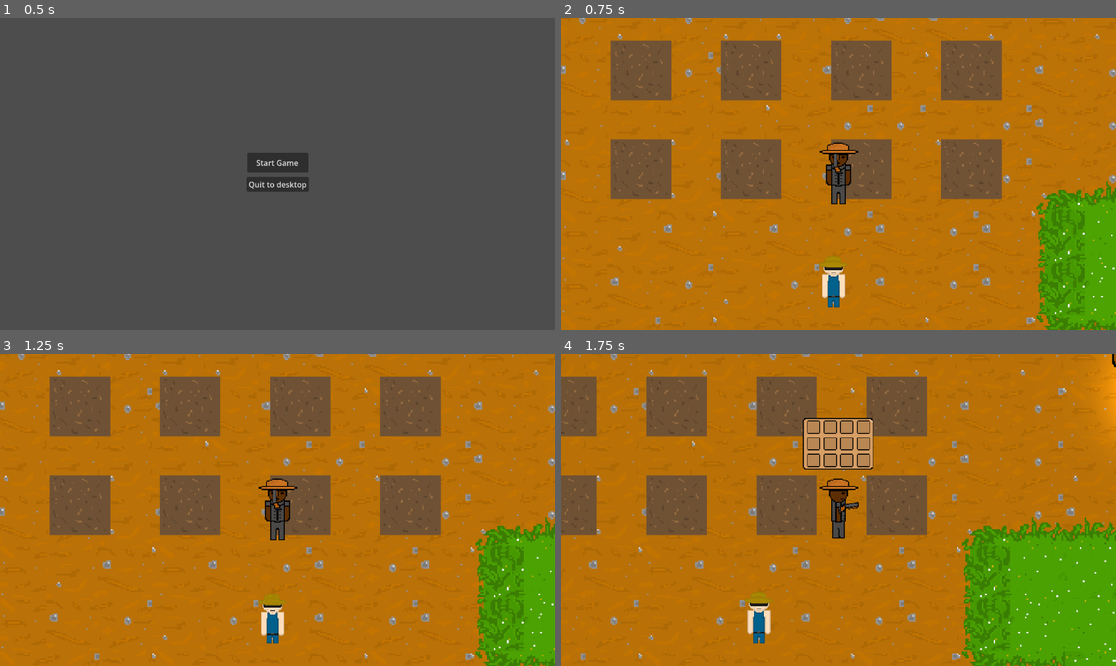
Above: before the commit, frames 1-4 (two rows, left to right).
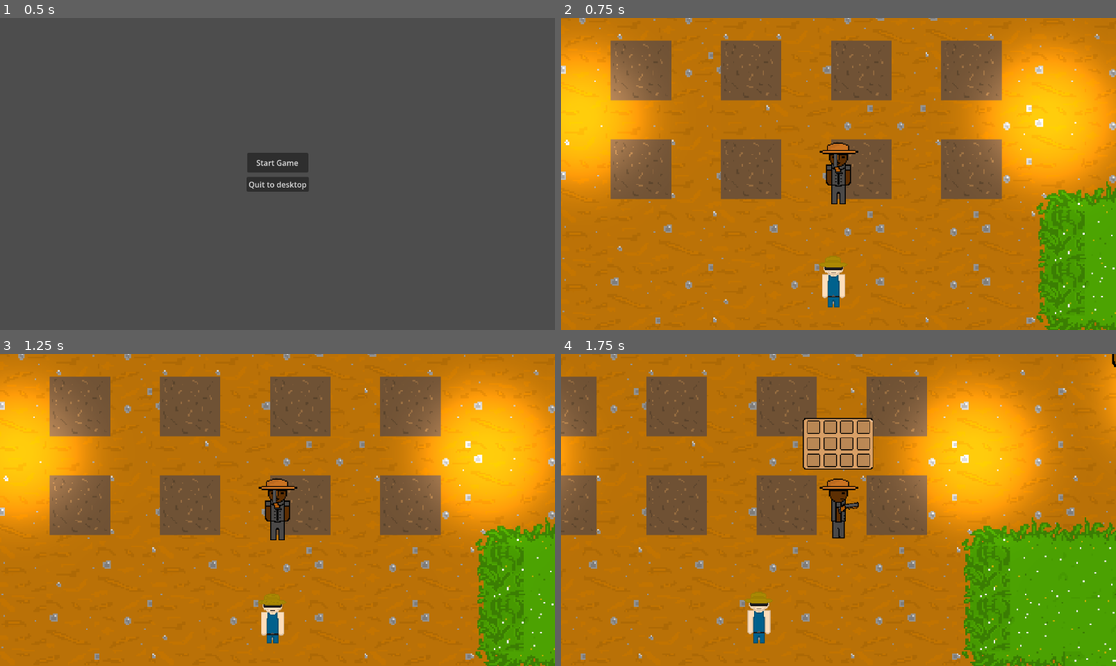
Above: after the commit, the same moments.

Repository: Joeredmile/FarmingDTG
Game: Godot game, scene res://scenes/menu.tscn
The game is run twice, just before and just after one commit, with the same random seed, the same clock (stepped at 60 frames per second) and the same inputs. The engine's default icon, where the game draws it, is replaced by a stand-in: a white triangle on a blue panel in a dark square.
Inputs (mouse positions are in pixels of both pictures, inside the frame that each line leads up to):
- Up to frame 1 (0.5 s): no input
- Up to frame 2 (0.75 s): click "Start Game" at 0.5 s
- Up to frame 3 (1.25 s): no input
- Up to frame 4 (1.75 s): move the mouse to (960, 494) at 1.27 s; press the mouse at (960, 494) at 1.28 s; hold D (right) from 1.28 s (still down); tap I (i) at 1.35 s

Frame 1 is identical in both runs. In frame 2, 17% of the frame differs, in the area x 0-100%, y 6-58%; in frame 3, 17%; in frame 4, 12%.

Commit message:
working shop

Diff:
--- a/farming-dtg/scenes/carrot.tscn
+++ b/farming-dtg/scenes/carrot.tscn
@@ -102,13 +102,13 @@
 text = "Press F to water."
 
 [node name="Timer" type="Timer" parent="." unique_id=785437089]
-wait_time = 3.0
+wait_time = 0.096
 
 [node name="Timer2" type="Timer" parent="." unique_id=209017176]
-wait_time = 10.0
+wait_time = 0.625
 
 [node name="Timer3" type="Timer" parent="." unique_id=552314641]
-wait_time = 10.0
+wait_time = 0.38
 
 [node name="Area2D" type="Area2D" parent="." unique_id=1914841187]
 
--- a/farming-dtg/scenes/level_1.tscn
+++ b/farming-dtg/scenes/level_1.tscn
@@ -269,6 +269,12 @@
 [node name="light" parent="lights" unique_id=1012762706 instance=ExtResource("16_7nomh")]
 position = Vector2(904, 198)
 
+[node name="light2" parent="lights" unique_id=1821153259 instance=ExtResource("16_7nomh")]
+position = Vector2(94, 272)
+
+[node name="light3" parent="lights" unique_id=284997731 instance=ExtResource("16_7nomh")]
+position = Vector2(659, 274)
+
 [node name="CanvasModulate" type="CanvasModulate" parent="." unique_id=1873360795]
 color = Color(1, 1, 1, 0.93333334)
 script = ExtResource("17_1s4pk")
--- a/farming-dtg/scenes/sellplant.tscn
+++ b/farming-dtg/scenes/sellplant.tscn
@@ -26,3 +26,15 @@
 offset_bottom = 65.0
 text = "Carrot Seed $1"
 horizontal_alignment = 1
+
+[node name="Label" type="Label" parent="." unique_id=968566711]
+layout_mode = 0
+offset_left = 389.0
+offset_top = 290.0
+offset_right = 540.0
+offset_bottom = 313.0
+
+[node name="ResetTimer" type="Timer" parent="." unique_id=701409778]
+wait_time = 1.5
+
+[connection signal="timeout" from="ResetTimer" to="." method="_on_reset_timer_timeout"]
--- a/farming-dtg/scenes/shopscene.tscn
+++ b/farming-dtg/scenes/shopscene.tscn
@@ -35,7 +35,7 @@
 text = "Sell Carrots"
 
 [node name="PointLight2D" type="PointLight2D" parent="." unique_id=235872044]
-position = Vector2(325, 194)
+position = Vector2(326, 194)
 scale = Vector2(4.6373696, 3.9820962)
 energy = 0.3
 texture = ExtResource("3_rqanf")
@@ -43,9 +43,13 @@
 
 [node name="Label" type="Label" parent="." unique_id=1525001145]
 layout_mode = 0
-offset_left = 454.0
-offset_top = 260.0
-offset_right = 579.2174
-offset_bottom = 332.0
+offset_left = 331.0
+offset_top = 346.0
+offset_right = 631.0
+offset_bottom = 369.0
+
+[node name="ResetTimer" type="Timer" parent="." unique_id=944967187]
+wait_time = 1.5
 
 [connection signal="pressed" from="Button" to="." method="_on_button_pressed"]
+[connection signal="timeout" from="ResetTimer" to="." method="_on_reset_timer_timeout"]
--- a/farming-dtg/scripts/sellplant.gd
+++ b/farming-dtg/scripts/sellplant.gd
@@ -1,8 +1,26 @@
 extends Control
 class_name SellCard
 
+@onready var timer: Timer = $Timer
+@onready var log_label: Label = $Label
 @onready var card_frame: TextureRect = $TextureRect
 var hovering: bool = false
+
+func _input(event: InputEvent) -> void:
+	#Detects if mouse is hovering and clicks
+	if event.is_action_pressed("left_click"):
+		if event.pressed and hovering:
+			#put my additional code here
+
+			print("buy_carrots called. BEFORE -> Seeds:", GlobalData.carrot_seeds, "Coins:", GlobalData.coin_amount)
+			if int(GlobalData.coin_amount) <= 0:
+				_set_log_text("Ur too brokie")
+				$ResetTimer.start()
+				return
+			GlobalData.coin_amount -= 1
+			GlobalData.carrot_seeds += 1
+			_set_log_text("KACHING SUCKER")
+			$ResetTimer.start()
 
 func _process(_delta: float) -> void:
 	if is_mouse_over_card():
@@ -11,6 +29,12 @@
 	else:
 		hovering = false
 		card_frame.scale = Vector2(1, 1)
+
+func _set_log_text(text: String) -> void:
+	if log_label:
+		log_label.text = text
+	else:
+		call_deferred("_set_log_text", text)
 
 #Detects if mouse is over card sprite
 func is_mouse_over_card() -> bool:
@@ -23,17 +47,5 @@
 	var sprite_rect = Rect2(card_frame.global_position, sprite_size)
 	return sprite_rect.has_point(mouse_pos)
 
-
-func _input(event: InputEvent) -> void:
-	#Detects if mouse is hovering and clicks
-	if event.is_action_pressed("left_click"):
-		if event.pressed and hovering:
-			#put my additional code here
-
-			print("buy_carrots called. BEFORE -> Seeds:", GlobalData.carrot_seeds, "Coins:", GlobalData.coin_amount)
-			if int(GlobalData.coin_amount) <= 0:
-				print("Ur too brokie")
-				return
-			GlobalData.coin_amount -= 1
-			GlobalData.carrot_seeds += 1
-			print("buy_carrots finished. AFTER  -> Seeds:", GlobalData.carrot_seeds, "Coins:", GlobalData.coin_amount)
+func _on_reset_timer_timeout() -> void:
+	log_label.text = ""
--- a/farming-dtg/scripts/shop.gd
+++ b/farming-dtg/scripts/shop.gd
@@ -3,6 +3,7 @@
 @onready var shopscene: Shop = $"../player/shopscene"
 @onready var sellprompt: Label = $sellprompt
 @export var shopscene_path: NodePath
+@onready var timer: Timer = $Timer
 
 const CARROT_ITEM: InvItem = preload("res://inventory/items/carrot.tres")
 
@@ -52,6 +53,8 @@
 			print("visible working")
 
 func _open_shop() -> void:
+	shopscene.player_ref = player_ref
+	shopscene.log_label.text = ""
 	shopscene.visible = true
 	#show mouse
 	Input.set_mouse_mode(Input.MOUSE_MODE_VISIBLE)
--- a/farming-dtg/scripts/shopscene.gd
+++ b/farming-dtg/scripts/shopscene.gd
@@ -5,6 +5,7 @@
 @export var sell_plant: PackedScene = preload("res://scenes/sellplant.tscn")
 @onready var h_box_container: HBoxContainer = $HBoxContainer
 var player_ref: Node = null
+@onready var log_label: Label = $Label
 
 
 func _ready() -> void:
@@ -23,13 +24,20 @@
 		if inv_ref:
 			var want_to_sell: int = int(GlobalData.carrot_amount)
 			if want_to_sell <= 0:
-				print("No carrots to sell")
+				log_label.text = "Come back when you have something..."
+				$ResetTimer.start()
 				return
 			var removed: int = int(inv_ref.remove(CARROT_ITEM, want_to_sell))
 			if removed > 0:
 				GlobalData.coin_amount += removed *2
 				GlobalData.carrot_amount -= removed
-				print("Sold", removed, "carrots")
-				print("Coins:", GlobalData.coin_amount)
+				log_label.text = "Sold %d carrots" % removed
+				$ResetTimer.start()
+				log_label.text = "%s\nCoins: %d" % [log_label.text, GlobalData.coin_amount]
+				$ResetTimer.start()
 			else:
-				print("No carrots found in inventory")
+				log_label.text = "No carrots found in inventory"
+				$ResetTimer.start()
+
+func _on_reset_timer_timeout() -> void:
+	log_label.text = ""
